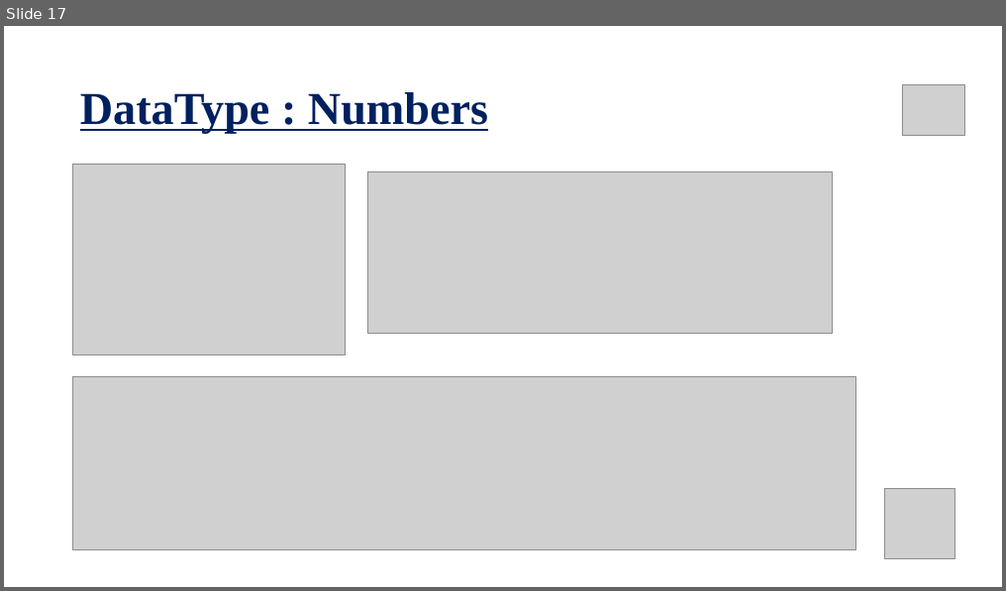
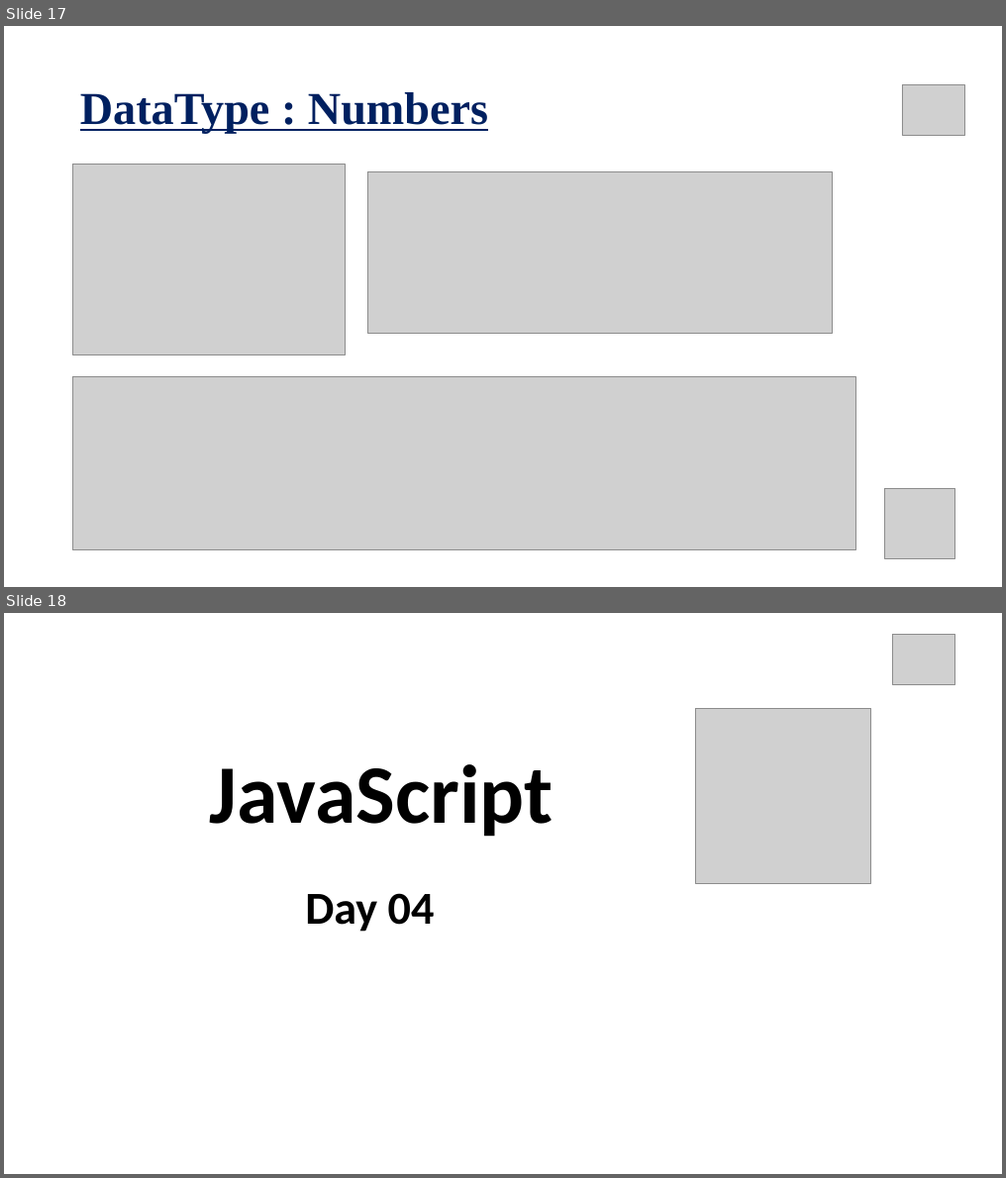
Before and after one commit to pappudey/Course-Code-, a slide deck: js 1st class slide - part 01 .pptx. Shown one above the other, each under a label of ours: slide 17 before the commit, slides 17 and 18 after it. The pictures are 1006x591 and 1006x1178 pixels, drawn with LibreOffice and Linux fonts; fonts in the diff are those of the drawing; grey boxes stand for pictures. Boxes give left, top, right and bottom in pixels: in the first picture for what was removed or moved away, otherwise in the second. Text is boxed around its words. In the diff, an @@ line names an element or a change of style, - is before the commit and + after.

```diff
--- a/js 1st class slide - part 01 .pptx
+++ b/js 1st class slide - part 01 .pptx
@@ slide 18 added at (4, 613, 1002, 1174), background #FFFFFF @@
@@ picture added at (893, 634, 955, 685) @@
@@ picture added at (696, 708, 871, 883) @@
@@ title added at (210, 764, 553, 837), 80 pt, text #000000, bold @@
+JavaScript
@@ text added at (305, 893, 435, 932), 44 pt, text #000000, bold @@
+Day 04
```
Also in this commit, not shown: 8 other slides added, 1 slide removed, 1 other file.
